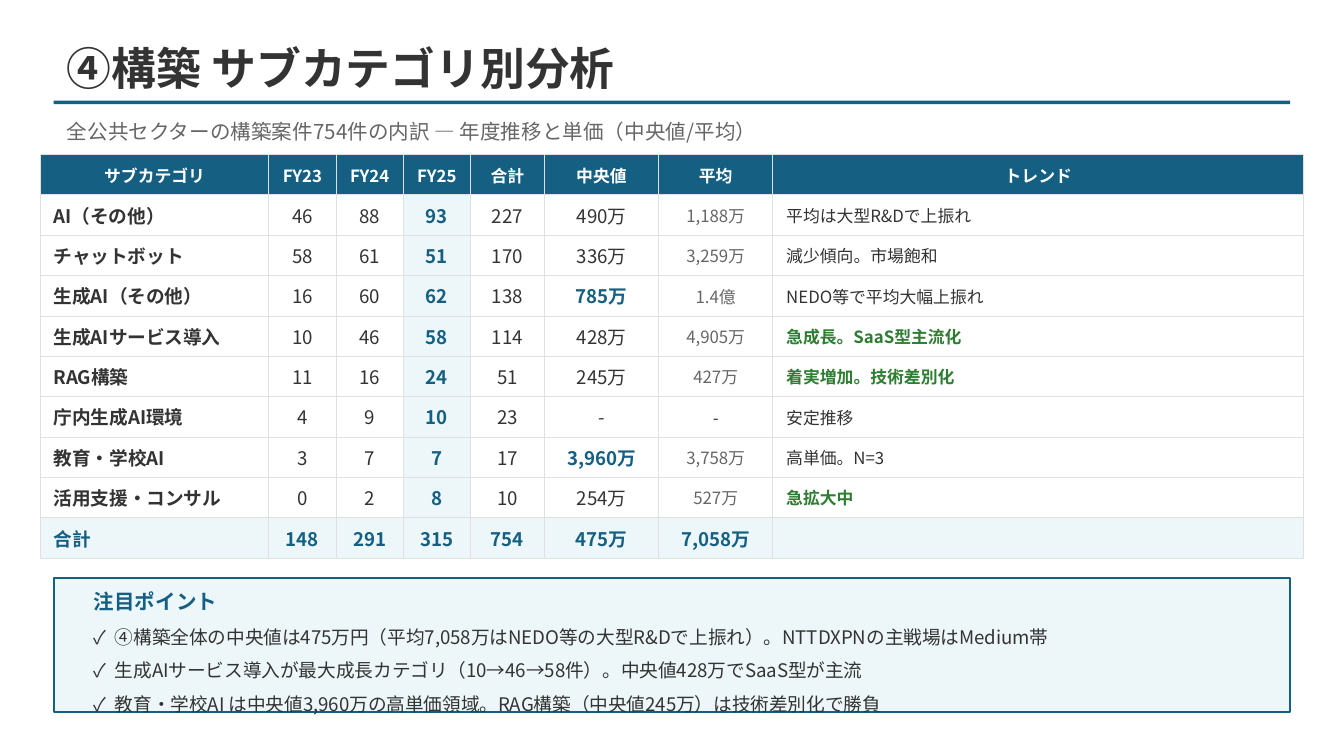
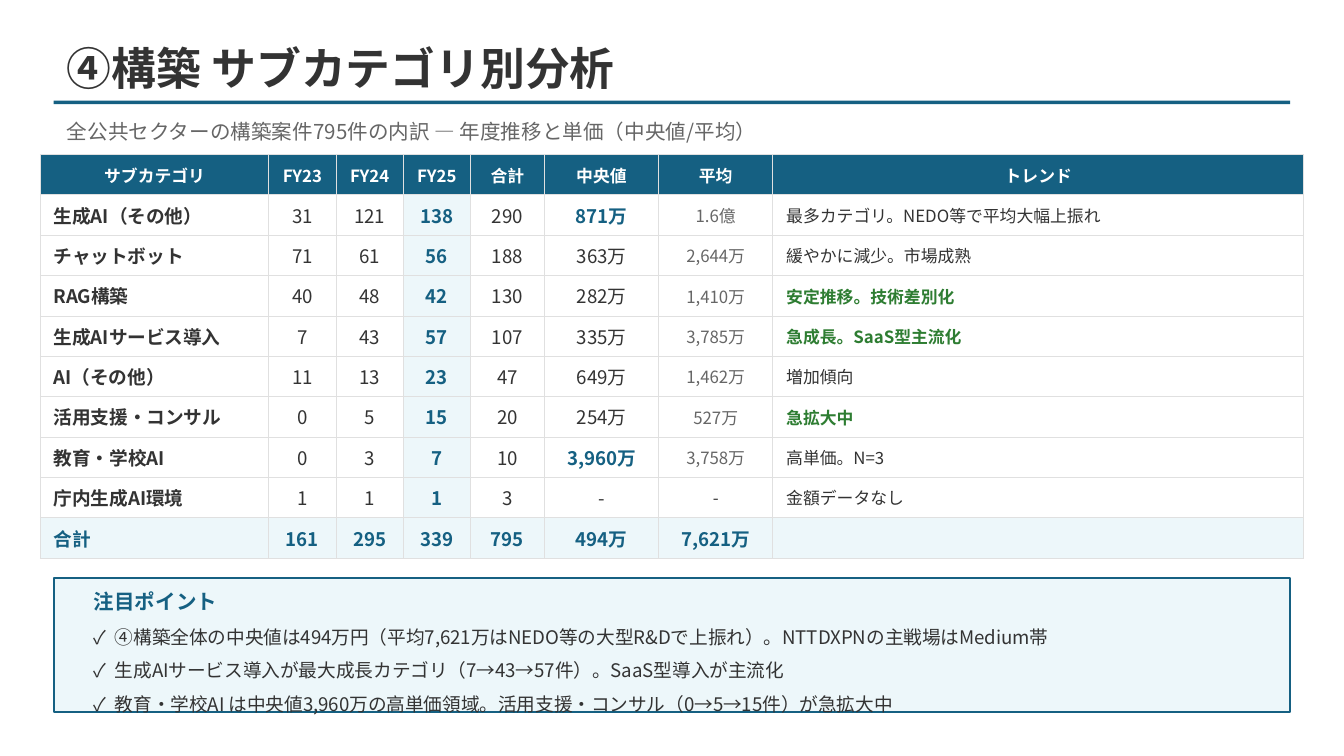
Before and after one commit to ttygtdgs/obsidian-ttygtd, a slide deck: slide 5 of 05_Output/Projects/@Active/NTTDX-Customer-Expansion-Mission/02-materials/FY2026-公共セクター生成AI案件-フェーズ別見通し.pptx. Drawn at 1344x756 pixels with LibreOffice and Linux fonts; fonts in the diff are those of the drawing; background and template pictures are left out. Boxes give left, top, right and bottom in pixels: in the first picture for what was removed or moved away, otherwise in the second. Text is boxed around its words. In the diff, an @@ line names an element or a change of style, - is before the commit and + after.

```diff
--- a/05_Output/Projects/@Active/NTTDX-Customer-Expansion-Mission/02-materials/FY2026-公共セクター生成AI案件-フェーズ別見通し.pptx
+++ b/05_Output/Projects/@Active/NTTDX-Customer-Expansion-Mission/02-materials/FY2026-公共セクター生成AI案件-フェーズ別見通し.pptx
@@ text at bbox=[67, 121, 757, 143]: text changed @@
-全公共セクターの構築案件754件の内訳 — 年度推移と単価（中央値/平均）
+全公共セクターの構築案件795件の内訳 — 年度推移と単価（中央値/平均）
@@ table at bbox=[40, 155, 1304, 558] @@
-row 2: AI（その他） | 46 | 88 | 93 | 227 | 490万 | 1,188万 | 平均は大型R&Dで上振れ
+row 2: 生成AI（その他） | 31 | 121 | 138 | 290 | 871万 | 1.6億 | 最多カテゴリ。NEDO等で平均大幅上振れ
-row 3: チャットボット | 58 | 61 | 51 | 170 | 336万 | 3,259万 | 減少傾向。市場飽和
+row 3: チャットボット | 71 | 61 | 56 | 188 | 363万 | 2,644万 | 緩やかに減少。市場成熟
-row 4: 生成AI（その他） | 16 | 60 | 62 | 138 | 785万 | 1.4億 | NEDO等で平均大幅上振れ
+row 4: RAG構築 | 40 | 48 | 42 | 130 | 282万 | 1,410万 | 安定推移。技術差別化
-row 5: 生成AIサービス導入 | 10 | 46 | 58 | 114 | 428万 | 4,905万 | 急成長。SaaS型主流化
+row 5: 生成AIサービス導入 | 7 | 43 | 57 | 107 | 335万 | 3,785万 | 急成長。SaaS型主流化
-row 6: RAG構築 | 11 | 16 | 24 | 51 | 245万 | 427万 | 着実増加。技術差別化
+row 6: AI（その他） | 11 | 13 | 23 | 47 | 649万 | 1,462万 | 増加傾向
-row 7: 庁内生成AI環境 | 4 | 9 | 10 | 23 | - | - | 安定推移
+row 7: 活用支援・コンサル | 0 | 5 | 15 | 20 | 254万 | 527万 | 急拡大中
-row 8: 教育・学校AI | 3 | 7 | 7 | 17 | 3,960万 | 3,758万 | 高単価。N=3
+row 8: 教育・学校AI | 0 | 3 | 7 | 10 | 3,960万 | 3,758万 | 高単価。N=3
-row 9: 活用支援・コンサル | 0 | 2 | 8 | 10 | 254万 | 527万 | 急拡大中
+row 9: 庁内生成AI環境 | 1 | 1 | 1 | 3 | - | - | 金額データなし
-row 10: 合計 | 148 | 291 | 315 | 754 | 475万 | 7,058万 | 
+row 10: 合計 | 161 | 295 | 339 | 795 | 494万 | 7,621万 | 
@@ text at bbox=[115, 628, 1049, 715]: text changed @@
-✓ ④構築全体の中央値は475万円（平均7,058万はNEDO等の大型R&Dで上振れ）。NTTDXPNの主戦場はMedium帯
-✓ 生成AIサービス導入が最大成長カテゴリ（10→46→58件）。中央値428万でSaaS型が主流
-✓ 教育・学校AI は中央値3,960万の高単価領域。RAG構築（中央値245万）は技術差別化で勝負
+✓ ④構築全体の中央値は494万円（平均7,621万はNEDO等の大型R&Dで上振れ）。NTTDXPNの主戦場はMedium帯
+✓ 生成AIサービス導入が最大成長カテゴリ（7→43→57件）。SaaS型導入が主流化
+✓ 教育・学校AI は中央値3,960万の高単価領域。活用支援・コンサル（0→5→15件）が急拡大中
```
Also in this commit, not shown: 7 other slides changed, 8 other files.
